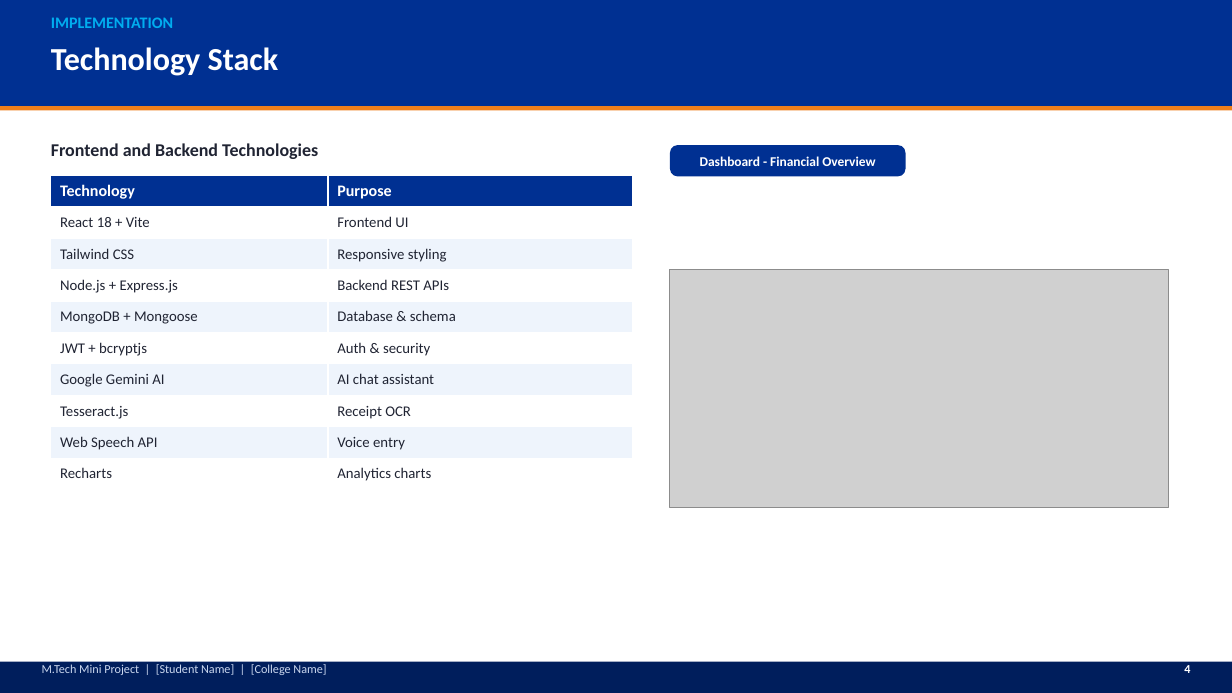
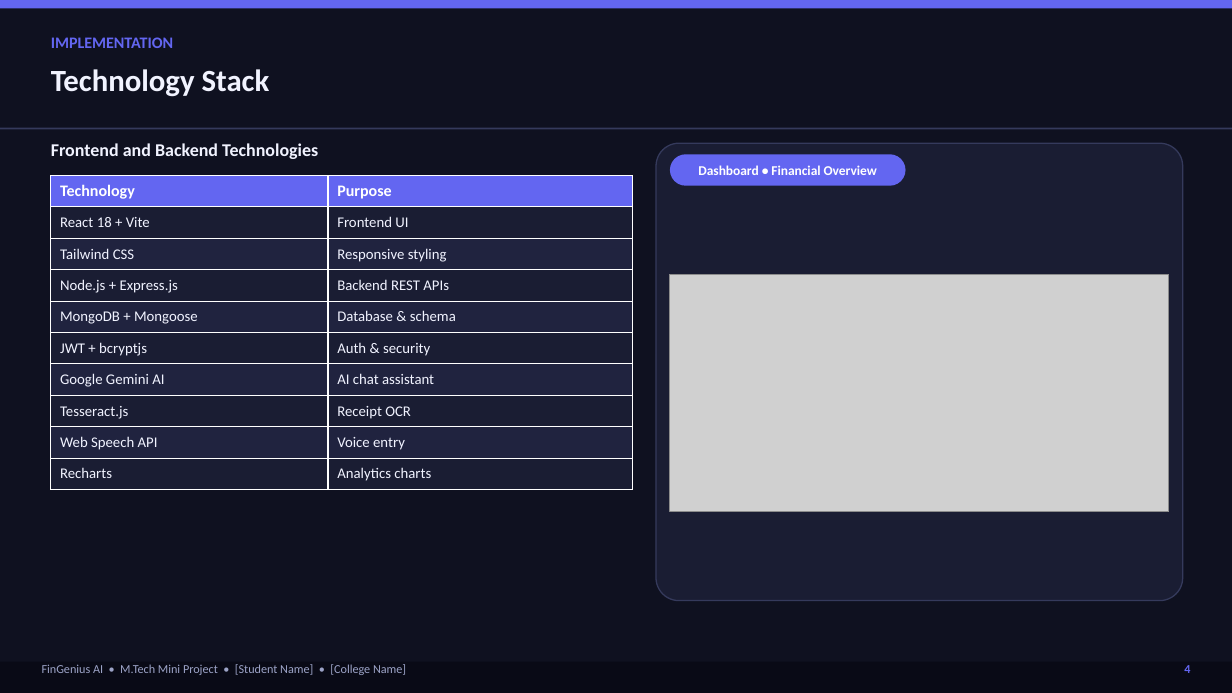
Before and after one commit to seshapriyan44/summa2, a slide deck: slide 5 of FinGenius_AI_Seminar_Presentation.pptx. Drawn at 1232x693 pixels with LibreOffice and Linux fonts; fonts in the diff are those of the drawing; grey boxes stand for pictures. Boxes give left, top, right and bottom in pixels: in the first picture for what was removed or moved away, otherwise in the second. Text is boxed around its words. In the diff, an @@ line names an element or a change of style, - is before the commit and + after.

```diff
--- a/FinGenius_AI_Seminar_Presentation.pptx
+++ b/FinGenius_AI_Seminar_Presentation.pptx
@@ rectangle: place and size @@
-rectangle at [0,106,1232,110]
+rectangle at [0,0,1232,8]
@@ rectangle at [0,0,1232,8]: fill #EF7F1B to #6366F1 @@
@@ rectangle: place and size @@
-rectangle at [0,0,1232,106]
+rectangle at [0,0,1232,693]
@@ rectangle at [0,0,1232,693]: fill #003092 to #0F1120 @@
@@ text "IMPLEMENTATION": place and size @@
-text "IMPLEMENTATION" at [51,17,173,28]
+text "IMPLEMENTATION" at [51,37,173,48]
@@ text "IMPLEMENTATION" at [51,37,173,48]: text colour #01ADEF to #6366F1 @@
@@ text "Technology Stack": place and size @@
-text "Technology Stack" at [51,47,279,76]
+text "Technology Stack" at [51,69,270,97]
@@ text "Technology Stack" at [51,69,270,97]: size 25 to 24 pt, text colour #FFFFFF to #F1F3FF @@
@@ rectangle added at [0,128,1232,129], fill #353A5C @@
@@ text "Frontend and Backend Technologies" at [51,143,318,159]: text colour #202433 to #F1F3FF @@
@@ rounded rectangle: place and size @@
-rounded rectangle at [656,134,1183,601]
+rounded rectangle at [656,143,1183,601]
@@ rounded rectangle at [656,143,1183,601]: fill #FFFFFF to #1A1D33; outline none to #353A5C 1 pt; proportions changed @@
@@ table at [51,176,633,490] @@
@@ fill #003092 to #6366F1 in row 1 @@
@@ fill #FFFFFF to #1A1D33 in 10 cells @@
@@ fill #EEF4FC to #20233F in 8 cells @@
@@ text colour #202433 to #F1F3FF @@
@@ rounded rectangle "Dashboard • Financial Overview": place and size @@
-rounded rectangle "Dashboard • Financial Overview" at [670,145,906,177]
+rounded rectangle "Dashboard • Financial Overview" at [670,154,906,186]
@@ rounded rectangle "Dashboard • Financial Overview" at [670,154,906,186]: fill #003092 to #6366F1; proportions changed @@
@@ text in rounded rectangle at [698,165,877,175]: text changed @@
-Dashboard - Financial Overview
+Dashboard • Financial Overview
@@ picture: place and size @@
-picture at [670,270,1169,507]
+picture at [670,274,1169,512]
@@ rectangle at [0,662,1232,693]: fill #001E5C to #090A16 @@
@@ text at [42,664,406,675]: text changed; text colour #C9D6EE to #9CA3C7 @@
-M.Tech Mini Project | [Student Name] | [College Name]
+FinGenius AI • M.Tech Mini Project • [Student Name] • [College Name]
@@ text "4" at [1184,665,1190,673]: text colour #FFFFFF to #6366F1 @@
```
Also in this commit, not shown: 7 other slides changed, 1 other file.
